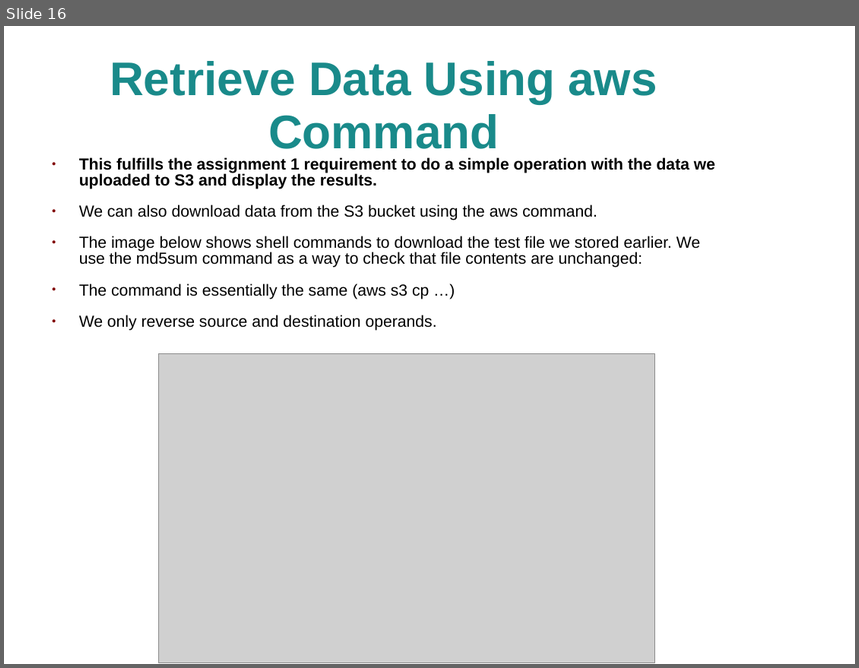
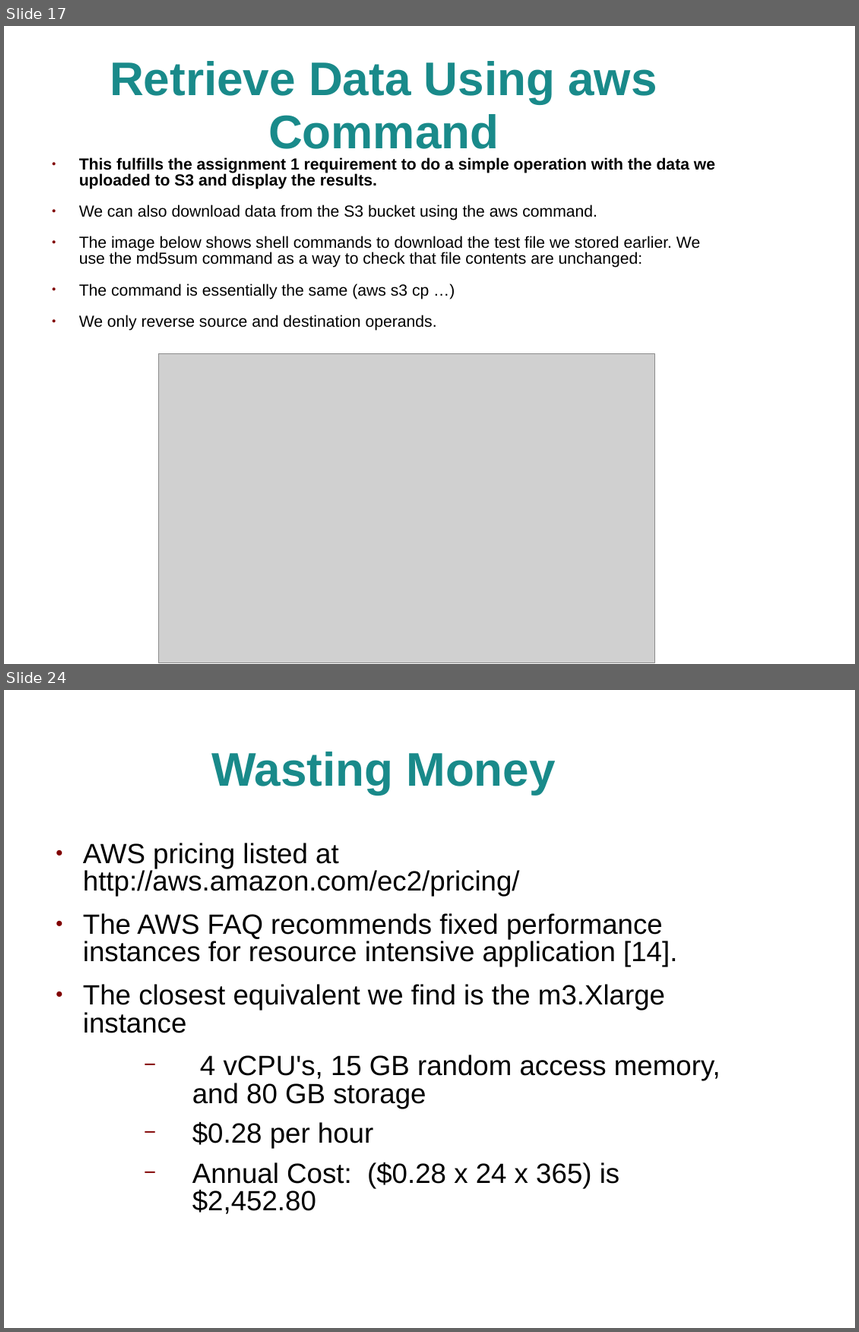
Before and after one commit to jhancock1975/cloud, a slide deck: assignment-1/assignment-1.ppt. Shown one above the other, each under a label of ours: slide 16 before the commit, slides 17 and 24 after it; the slides between them are not shown. The pictures are 859x668 and 859x1332 pixels, drawn with LibreOffice and Linux fonts; fonts in the diff are those of the drawing; grey boxes stand for pictures; background and template pictures are left out. Boxes give left, top, right and bottom in pixels: in the first picture for what was removed or moved away, otherwise in the second. Text is boxed around its words. In the diff, an @@ line names an element or a change of style, - is before the commit and + after.

```diff
--- a/assignment-1/assignment-1.ppt
+++ b/assignment-1/assignment-1.ppt
@@ slide 24 added at [4, 690, 855, 1328], background picture (left out) @@
@@ title added at [211, 752, 555, 794], 44 pt, text #198A8A, bold @@
+Wasting Money
@@ text added at [83, 843, 721, 1214], 26 pt, text #000000 @@
+● AWS pricing listed at http://aws.amazon.com/ec2/pricing/
+● The AWS FAQ recommends fixed performance instances for resource intensive application [14].
+● The closest equivalent we find is the m3.Xlarge instance
+  − 4 vCPU's, 15 GB random access memory, and 80 GB storage
+  − $0.28 per hour
+  − Annual Cost: ($0.28 x 24 x 365) is $2,452.80
@@ what was slide 16 is now slide 17 @@
```
Also in this commit, not shown: 2 slides changed, 15 other slides added, 1 slide removed, 4 other files.
